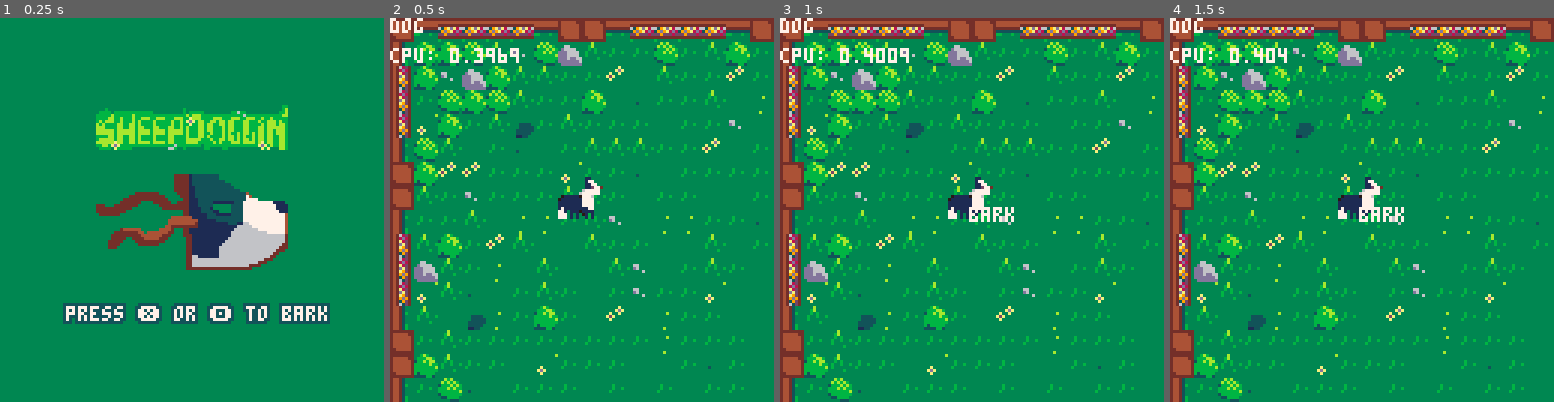
Above: before the commit, frames 1-4 (left to right).
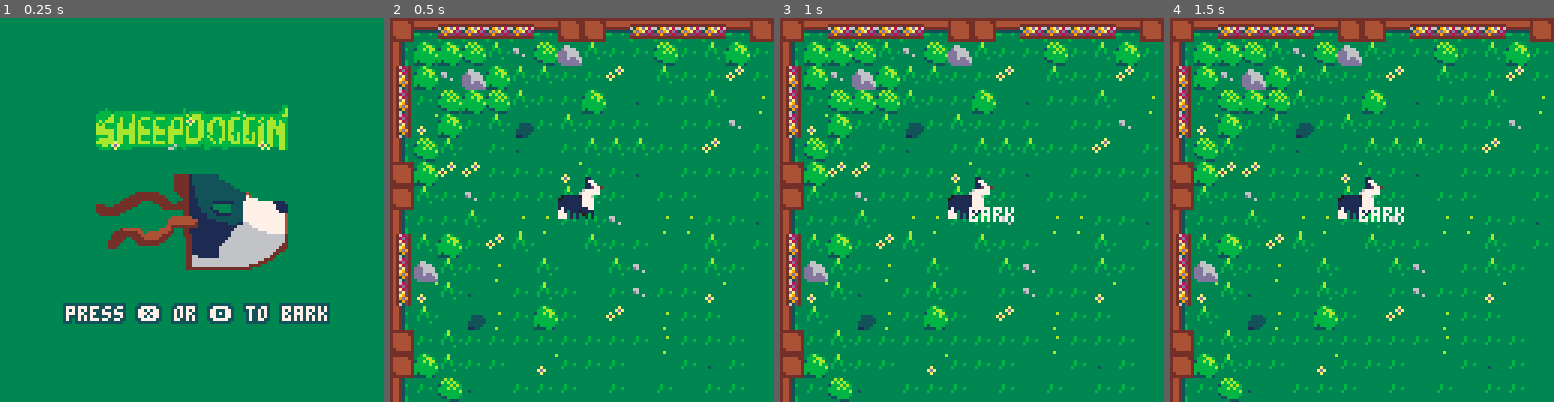
Above: after the commit, the same moments.

Repository: kitasuna/sheepdoggin
Game: PICO-8 cartridge sheepdoggin.p8
The game is run twice, just before and just after one commit, with the same random seed, the same clock (stepped at 60 frames per second) and the same inputs.
Inputs:
- Up to frame 1 (0.25 s): no input
- Up to frame 2 (0.5 s): tap X (X key) at 0.33 s
- Up to frame 3 (1 s): tap O (Z key) at 0.7 s
- Up to frame 4 (1.5 s): tap X (X key) at 1.07 s

Frame 1 is identical in both runs. In frame 2, 0.7% of the frame differs, in the area x 0-34%, y 0-12%; in frame 3, 0.7%; in frame 4, 0.6%.

Commit message:
Removing unnecessary print statements.

Diff:
--- a/_game.lua
+++ b/_game.lua
@@ -99,7 +99,7 @@
   -- level:draw()
   palt(0,true)
   --_draw_animation()
-  print("cpu: " .. stat(1),0,10)
+  --print("cpu: " .. stat(1),0,10)
   transition:draw()
 end
 
--- a/player.lua
+++ b/player.lua
@@ -170,7 +170,6 @@
     for bark in all(barks) do
         bark:draw()
     end
-    print(player.current_animal, 0, 0, 3)
     importPalette(previousPalette)
 end
 
--- a/sheep.lua
+++ b/sheep.lua
@@ -110,7 +110,6 @@
         self.tgt_pos:sub(self.pos).x * step,
         self.tgt_pos:sub(self.pos).y * step
       )
-      -- printh("Tried to move "..delta.x..", "..delta.y)
       return self.req_pos
     end,
     resolve = function(self, delta)
@@ -127,7 +126,6 @@
 
       local remaining = self.pos:sub(delta)
       if abs(remaining.x) <= 1 and abs(remaining.y) <=1 then
-        -- printh("Arrived!")
         self.state = SheepState.Wait
         self.state_f = sheep_state_wait
         self.state_ttl = rnd(2)
--- a/sheepdoggin.p8
+++ b/sheepdoggin.p8
@@ -30,7 +30,6 @@
 function _init()
   current_gamestate = title
   current_gamestate:init()
-  printh("--init")
   --init_game()
 end
 
